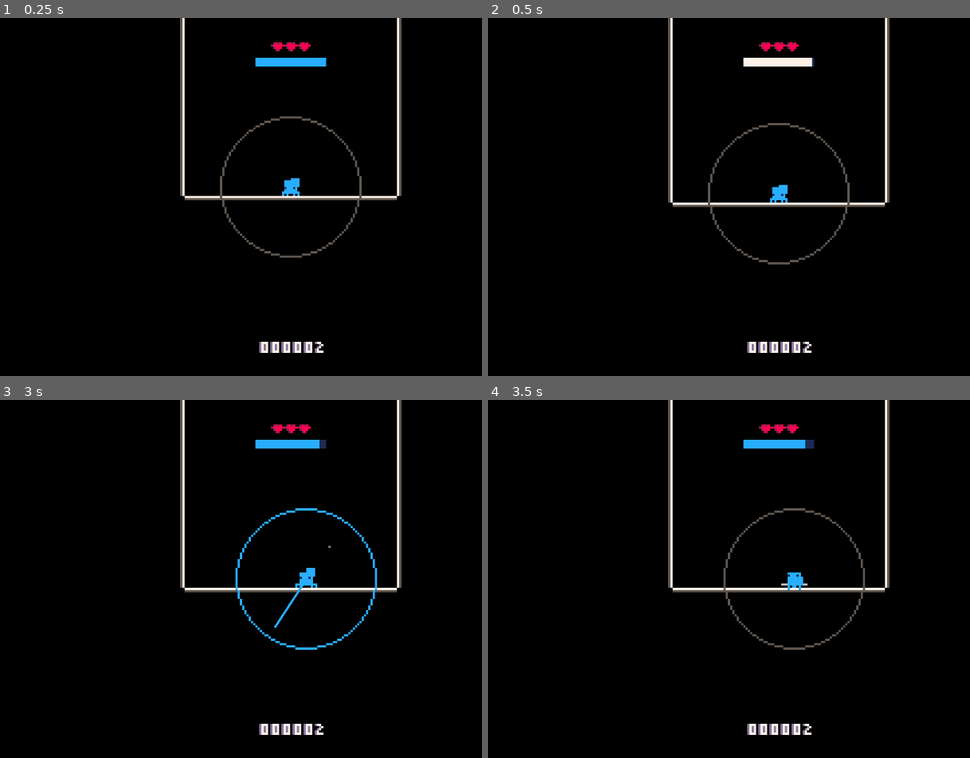
Above: before the commit, frames 1-4 (two rows, left to right).
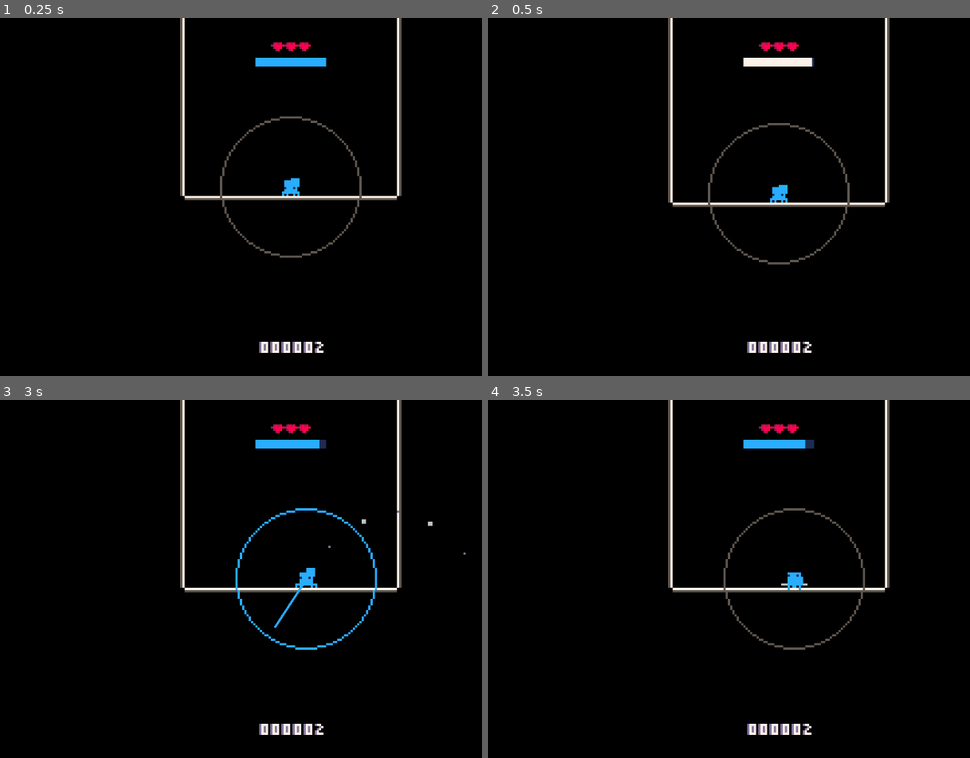
Above: after the commit, the same moments.

Repository: Flamenccio/spider-jump
Game: Godot game, scene res://scenes/game.tscn
Same seed, same stepped clock (60 frames per second), same inputs: the game is played once before the commit and once after it. The engine's default icon, where the game draws it, is replaced by a stand-in: a white triangle on a blue panel in a dark square.
Inputs (mouse positions are in pixels of both pictures, inside the frame that each line leads up to):
- Up to frame 1 (0.25 s): no input
- Up to frame 2 (0.5 s): no input
- Up to frame 3 (3 s): tap Enter at 0.5 s; move the mouse to (428, 561) at 0.52 s; press the mouse at (428, 561) at 0.53 s; hold D (move_right) 0.53-1.25 s; release the mouse at (428, 561) at 1.25 s; drag from (163, 596) to (289, 428) at 1.27 s; move the mouse to (356, 500) at 2.02 s; hold D (move_right) 2.03-2.75 s; tap Delete at 2.1 s; drag from (260, 650) to (308, 582) at 2.77 s
- Up to frame 4 (3.5 s): no input

Frames 1-2 are identical in both runs. In frame 3, less than 0.1% of the frame differs, in the area x 75-97%, y 30-44%; in frame 4, nothing differs.

Commit message:
update trajectory line
entire trajectory line shows immediately when aiming

Diff:
--- a/scripts/particles/parabola_particles.gd
+++ b/scripts/particles/parabola_particles.gd
@@ -47,7 +47,8 @@
 
 
 func activate_trajectory() -> void:
-	_activate_next_particle()
+	for i in range(_particle_count - 1):
+		_activate_next_particle(i * 1.0 / (_particle_count - 1))
 	activation_timer.start()
 
 
@@ -59,13 +60,13 @@
 		inactive_particles.push_back(particle)
 
 
-func _activate_next_particle() -> void:
+func _activate_next_particle(start: float = 0.0) -> void:
 	var particle = inactive_particles.pop_front() as TrajectoryParticle
 	if particle == null:
 		print('parabola particles: ran out of particles!')
 		return
 	particle.global_position = _origin.global_position
-	particle.activate_particle(alternate)
+	particle.activate_particle(alternate, start)
 	if alternate == 0:
 		alternate = 1
 	else:
--- a/scripts/particles/trajectory_particle.gd
+++ b/scripts/particles/trajectory_particle.gd
@@ -13,8 +13,9 @@
 const MAX_T: float = 1.0
 var t: float = 0.0
 
-func activate_particle(start_frame: int = 0) -> void:
+func activate_particle(start_frame: int = 0, start_t: float = 0.0) -> void:
 	active = true
+	t = clampf(start_t, 0.0, 1.0)
 	frame = start_frame
 	play(&"default")
 	show()
